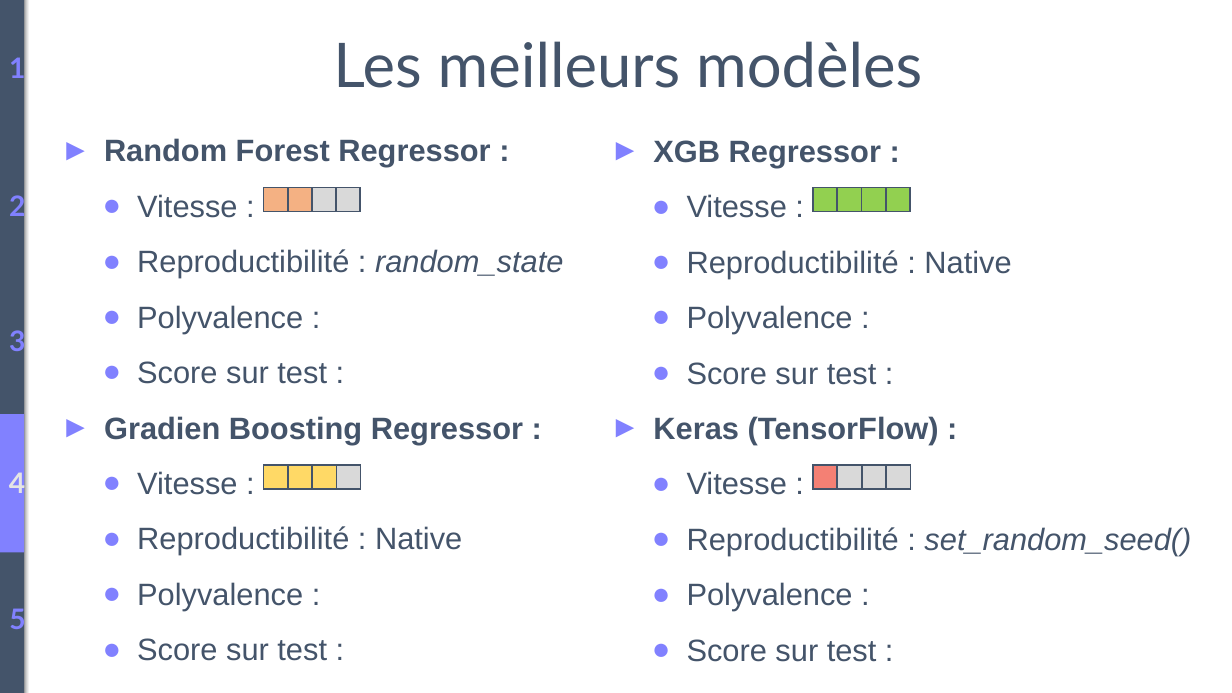
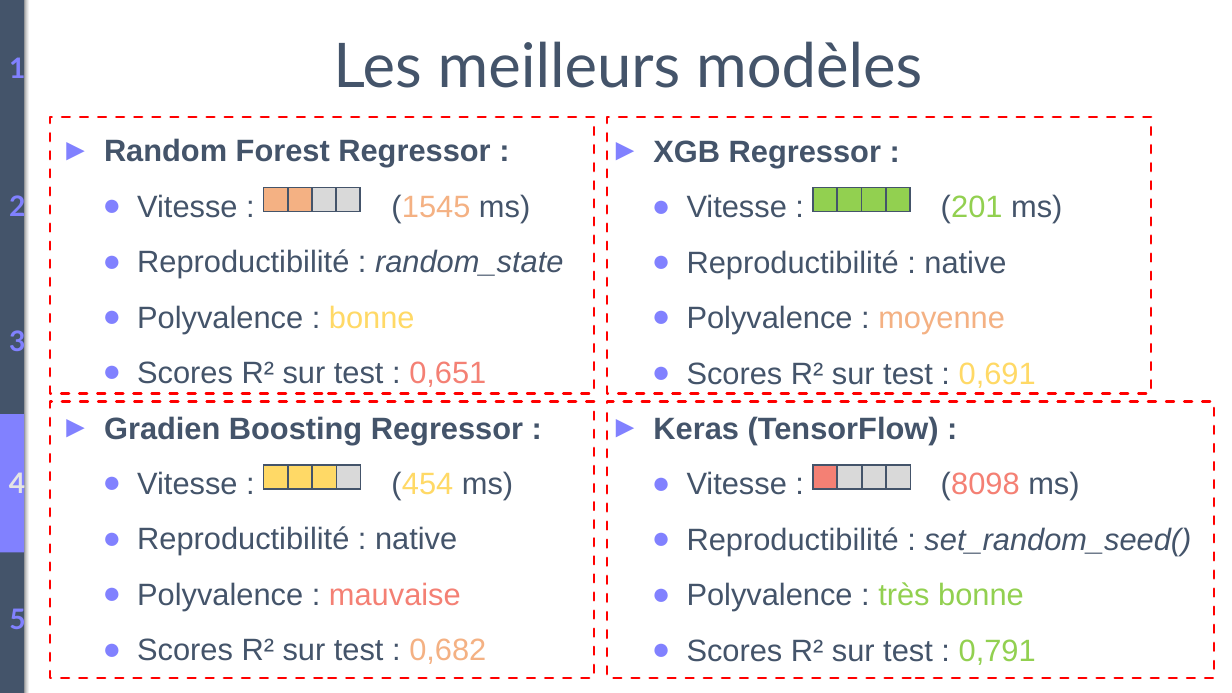
Before and after one commit to BiGHeaDMaX/Predire-Consommation-et-Emissions-de-Batiments, a slide deck: slide 18 of Présentation.pptx. Drawn at 1232x693 pixels with LibreOffice and Linux fonts; fonts in the diff are those of the drawing. Boxes give left, top, right and bottom in pixels: in the first picture for what was removed or moved away, otherwise in the second. Text is boxed around its words. In the diff, an @@ line names an element or a change of style, - is before the commit and + after.

```diff
--- a/Présentation.pptx
+++ b/Présentation.pptx
@@ rectangle added at (x1=50, y1=116, x2=594, y2=393), outline #FF0000 2 pt dashed @@
@@ rectangle added at (x1=607, y1=116, x2=1152, y2=393), outline #FF0000 2 pt dashed @@
@@ text at (x1=137, y1=194, x2=530, y2=222): text changed @@
-● Vitesse :
+● Vitesse : (1545 ms)
@@ text at (x1=687, y1=194, x2=1062, y2=388): text changed @@
-● Vitesse :
-● Reproductibilité : Native
-● Polyvalence :
-● Score sur test :
+● Vitesse : (201 ms)
+● Reproductibilité : native
+● Polyvalence : moyenne
+● Scores R² sur test : 0,691
@@ text at (x1=137, y1=305, x2=486, y2=387): text changed @@
-● Polyvalence :
-● Score sur test :
+● Polyvalence : bonne
+● Scores R² sur test : 0,651
@@ rectangle added at (x1=50, y1=402, x2=594, y2=678), outline #FF0000 2 pt dashed @@
@@ rectangle added at (x1=607, y1=402, x2=1214, y2=678), outline #FF0000 2 pt dashed @@
@@ text at (x1=137, y1=471, x2=513, y2=664): text changed @@
-● Vitesse :
-● Reproductibilité : Native
-● Polyvalence :
-● Score sur test :
+● Vitesse : (454 ms)
+● Reproductibilité : native
+● Polyvalence : mauvaise
+● Scores R² sur test : 0,682
@@ text at (x1=687, y1=471, x2=1079, y2=500): text changed @@
-● Vitesse :
+● Vitesse : (8098 ms)
@@ text at (x1=687, y1=582, x2=1036, y2=665): text changed @@
-● Polyvalence :
-● Score sur test :
+● Polyvalence : très bonne
+● Scores R² sur test : 0,791
```
Also in this commit, not shown: 3 other slides changed, 3 slides added.
